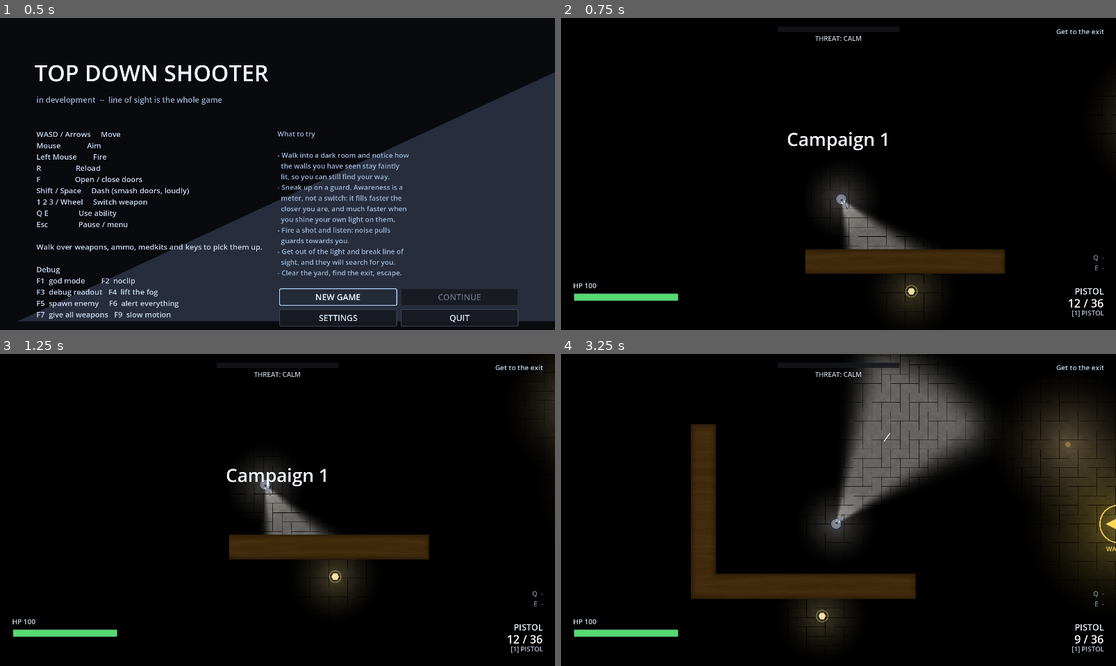
Above: before the commit, frames 1-4 (two rows, left to right).
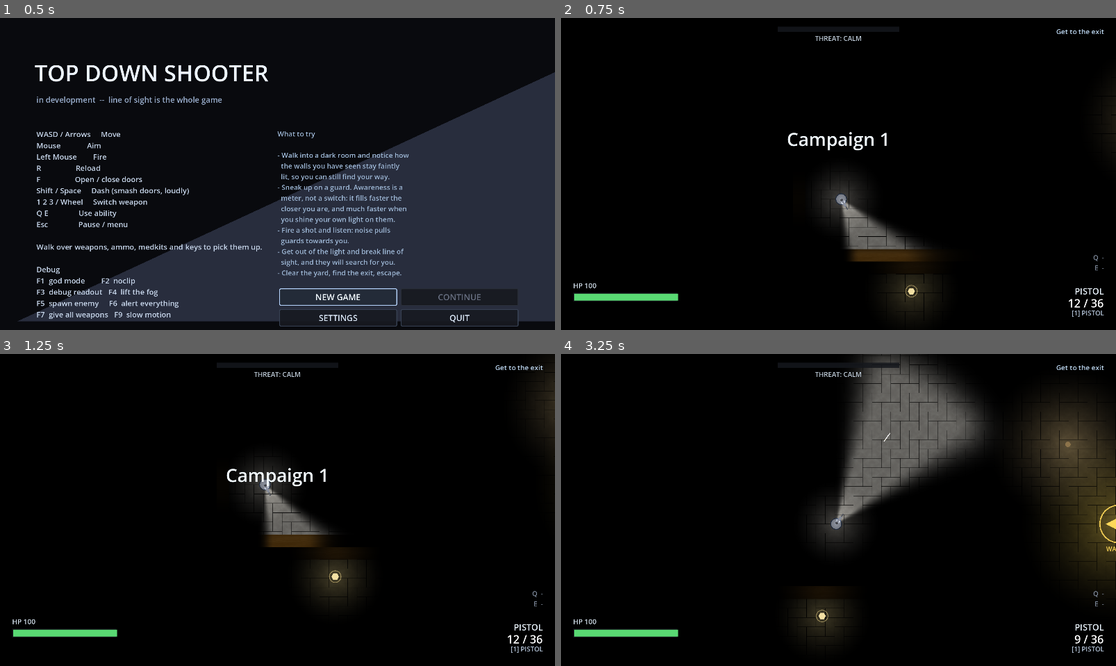
Above: after the commit, the same moments.

Repository: ThunderComplex/irregoulash
Game: Godot game, scene res://src/ui/title_screen.tscn
Two runs of this game, one before a commit and one after it. Both use one fixed random seed, a clock stepped at 60 frames per second and the inputs below.
Inputs (mouse positions are in pixels of both pictures, inside the frame that each line leads up to):
- Up to frame 1 (0.5 s): no input
- Up to frame 2 (0.75 s): click "NEW GAME" at 0.5 s
- Up to frame 3 (1.25 s): no input
- Up to frame 4 (3.25 s): tap Enter (ui_accept) at 1.25, 1.52 s; move the mouse to (960, 494) at 1.27 s; press the mouse at (960, 494) at 1.28 s; hold D (move_right) 1.28-2 s; release the mouse at (960, 494) at 2 s; drag from (727, 525) to (844, 606) at 2.02 s; move the mouse to (894, 441) at 2.77 s; hold D (move_right) from 2.78 s (still down); hold E (ability_2) from 2.78 s (still down); click (894, 441) at 3.05 s

Frame 1 is identical in both runs. In frame 2, 2.3% of the frame differs, in the area x 44-80%, y 74-82%; in frame 3, 2.5%; in frame 4, 5.5%, in the area x 23-64%, y 22-79%.

Commit message:
better wall revealing

Diff:
--- a/dev/probe.gd
+++ b/dev/probe.gd
@@ -1584,6 +1584,27 @@
 	var wall_id: String = String(level.get("wall_surface_id"))
 	var floor_id: String = String(level.get("floor_surface_id"))
 	print("[probe]   level surfaces: walls='%s' floor='%s'" % [wall_id, floor_id])
+	# The lighting mask walls are multiplied by: if it is black, every wall is invisible, so its numbers
+	# are the first thing worth knowing.
+	var mask := level.call("reveal_mask") as RevealMask
+	if mask != null:
+		var image: Image = mask.texture.get_image() if mask.texture != null else null
+		if image == null:
+			print("[probe]   reveal mask: no texture yet (rect %s)" % str(mask.world_rect))
+		else:
+			var total: float = 0.0
+			var peak: float = 0.0
+			var samples: int = 0
+			for y: int in range(0, image.get_height(), 2):
+				for x: int in range(0, image.get_width(), 2):
+					var value: float = image.get_pixel(x, y).r
+					total += value
+					peak = maxf(peak, value)
+					samples += 1
+			print("[probe]   reveal mask %dx%d rect %s avg=%.3f peak=%.3f" % [
+				image.get_width(), image.get_height(), str(mask.world_rect),
+				total / maxf(1.0, float(samples)), peak,
+			])
 	var floor_node := level.get_node_or_null("Floor") as Polygon2D
 	print("[probe]   floor node: %s" % ("none" if floor_node == null else
 		"visible=%s tiled=%s" % [floor_node.visible, floor_node.material is ShaderMaterial]))
--- a/src/levels/level.gd
+++ b/src/levels/level.gd
@@ -107,6 +107,7 @@
 var _memory: VisionMemory = null
 var _hud: HUD = null
 var _wall_decor: WallDecor = null
+var _reveal: RevealMask = null
 
 #region editor-only state
 var _gizmo_hash: int = 0
@@ -209,6 +210,41 @@
 		return
 	_ensure_wall_decor()
 	_wall_decor.setup(walls, style)
+	var reveal := _ensure_reveal_mask()
+	if reveal != null:
+		_wall_decor.use_reveal(reveal)
+
+
+## The lighting mask walls are multiplied by. Created lazily and told the level's bounds, so it always
+## covers the whole level however the walls were authored.
+func _ensure_reveal_mask() -> RevealMask:
+	if _reveal == null or not is_instance_valid(_reveal):
+		_reveal = RevealMask.new()
+		_reveal.name = "Reveal"
+		add_child(_reveal, false, Node.INTERNAL_MODE_DISABLED)
+	var rect: Rect2 = level_bounds().grow(64.0)
+	_reveal.setup(rect, get_world_2d())
+	# Wall materials cannot point at a mask that has not been rendered yet, so re-apply everything once
+	# the first frame is read back.
+	if not _reveal.first_sample.is_connected(_on_reveal_first_sample):
+		_reveal.first_sample.connect(_on_reveal_first_sample)
+	if not _reveal.sampled.is_connected(_on_reveal_sampled):
+		_reveal.sampled.connect(_on_reveal_sampled)
+	return _reveal
+
+
+func _on_reveal_first_sample() -> void:
+	_refresh_surfaces()
+
+
+## The mask moves ten times a second; the decoration is drawn on the CPU from it, so it follows here.
+func _on_reveal_sampled() -> void:
+	if _wall_decor != null and is_instance_valid(_wall_decor):
+		_wall_decor.sync_reveal()
+
+
+func reveal_mask() -> RevealMask:
+	return _reveal
 
 
 ## Called by a wall when it becomes (or stops being) explored.
@@ -282,13 +318,11 @@
 	_fog.color = fog_color
 
 
+## Wall memory is retired: a textured wall is drawn from the lighting mask instead, which is both what
+## the design wants and cheaper than sampling the screen for ghost polygons. The flat fallback still uses
+## `Wall.mark_explored` for its silhouette, and needs no memory node for that.
 func _ensure_memory() -> void:
-	_memory = get_node_or_null("Memory") as VisionMemory
-	if _memory == null:
-		_memory = VisionMemory.new()
-		_memory.name = "Memory"
-		add_child(_memory)
-	_memory.sample_interval = Tuning.memory_sample_interval
+	_memory = null
 
 
 func _ensure_fx_layer() -> void:
--- /dev/null
+++ b/src/levels/reveal_mask.gd
@@ -0,0 +1,148 @@
+class_name RevealMask
+extends Node
+## A low-resolution photograph of the level's lighting, used to decide which parts of a wall are visible.
+##
+## Walls are drawn unshaded, because a wall casts the shadows the vision system depends on and can
+## therefore never be lit by the lights it occludes. That means "how lit is this wall" cannot be read
+## from the lighting system directly -- so instead we photograph the lighting:
+##
+##   * a white plate covers the level, on a render layer nothing else uses;
+##   * a `SubViewport` sharing this level's `world_2d` renders that plate with a camera culled to that
+##     layer only, so what it sees is the plate being lit;
+##   * the wall shader samples the result in world space and multiplies its own colour by it.
+##
+## Everything the design asks for then comes for free, from the lighting the game already has: the
+## player's cone lights walls it actually reaches, lamps light walls by brightness and distance, their
+## existing line-of-sight gating means a lamp the player cannot see contributes nothing, and wall
+## occluders shadow the plate exactly as they shadow the floor.
+##
+## Read back at 10 Hz rather than every frame: it is cheap, and the stepping as the player turns is a
+## look worth having.
+
+## World pixels per texel of the mask. Coarser means softer, cheaper, and more visibly retro.
+const WORLD_PER_TEXEL: float = 8.0
+## How often the mask is refreshed, in seconds.
+const UPDATE_INTERVAL: float = 0.05
+## Visibility layer used only by the mask's plate. The plate has to sit on the same canvas as the lights
+## -- a `CanvasLayer` would isolate it from them -- so the *main* viewport has this bit cleared instead,
+## which is what keeps a full-screen white rectangle out of the game.
+const CULL_BIT: int = 19
+
+## Emitted once, when the first frame has been read back. Wall materials cannot point at the mask before
+## it exists, so the level rebuilds them when this fires.
+signal first_sample()
+## Emitted after every read-back, so decoration drawn on the CPU can follow the lighting.
+signal sampled()
+
+var texture: Texture2D = null
+## The world-space rectangle the mask covers, which is what turns a world position into a texel.
+var world_rect: Rect2 = Rect2()
+
+var _viewport: SubViewport = null
+var _camera: Camera2D = null
+var _plate: ColorRect = null
+var _image_texture: ImageTexture = null
+var _cooldown: float = 0.0
+
+
+func _ready() -> void:
+	set_process(true)
+
+
+## Attaches the mask to a level and its world. Called by `Level` once its bounds are known.
+func setup(rect: Rect2, world: World2D) -> void:
+	world_rect = rect
+	set_world(world)
+
+
+func set_world(world: World2D) -> void:
+	if _viewport == null:
+		_build()
+	if world == null:
+		return
+	_viewport.world_2d = world
+	_resize()
+
+
+func _build() -> void:
+	_viewport = SubViewport.new()
+	_viewport.name = "RevealPass"
+	_viewport.disable_3d = true
+	_viewport.transparent_bg = false
+	_viewport.render_target_update_mode = SubViewport.UPDATE_ALWAYS
+	# Not `INTERNAL_MODE`: the viewport still has to run, it just must not be saved.
+	add_child(_viewport, false, Node.INTERNAL_MODE_DISABLED)
+
+	# Culling is per *viewport* in 2D, not per camera: the mask viewport draws only the plate's visibility
+	# layer, so nothing else in the level ends up in it.
+	_viewport.canvas_cull_mask = 1 << CULL_BIT
+	# ...and the main viewport must not draw that layer, or the plate would be a white rectangle over the
+	# game. Nothing else in the project uses this bit.
+	var main := get_viewport()
+	if main != null:
+		main.canvas_cull_mask &= ~(1 << CULL_BIT)
+
+	_camera = Camera2D.new()
+	_camera.name = "MaskCamera"
+	_camera.enabled = true
+	_viewport.add_child(_camera)
+
+	_plate = ColorRect.new()
+	_plate.name = "LightPlate"
+	_plate.color = Color.WHITE
+	_plate.mouse_filter = Control.MOUSE_FILTER_IGNORE
+	# Lit by every light that matters, but rendered only into this viewport.
+	_plate.light_mask = 1
+	_plate.visibility_layer = 1 << CULL_BIT
+	_viewport.add_child(_plate)
+
+
+func _resize() -> void:
+	if _viewport == null or world_rect.size.x <= 0.0 or world_rect.size.y <= 0.0:
+		return
+	var size := Vector2i(
+		maxi(1, int(round(world_rect.size.x / WORLD_PER_TEXEL))),
+		maxi(1, int(round(world_rect.size.y / WORLD_PER_TEXEL))))
+	if _viewport.size != size:
+		_viewport.size = size
+		_camera.zoom = Vector2(float(size.x) / world_rect.size.x,
+			float(size.y) / world_rect.size.y)
+		_camera.global_position = world_rect.get_center()
+		_plate.position = world_rect.position
+		_plate.size = world_rect.size
+		if _image_texture != null:
+			texture = null
+			_image_texture = null
+
+
+func _process(delta: float) -> void:
+	_cooldown -= delta
+	if _cooldown > 0.0:
+		return
+	_cooldown = UPDATE_INTERVAL
+	_sample()
+
+
+## Grabs the rendered plate. Cheap because the viewport is tiny; the cost is the GPU readback, which is
+## why it happens ten times a second instead of sixty.
+func _sample() -> void:
+	if _viewport == null or _viewport.size.x <= 0 or _viewport.size.y <= 0:
+		return
+	var rendered: Texture2D = _viewport.get_texture()
+	if rendered == null:
+		return
+	var image: Image = rendered.get_image()
+	if image == null or image.is_empty():
+		return
+	if _image_texture == null:
+		_image_texture = ImageTexture.create_from_image(image)
+		texture = _image_texture
+		first_sample.emit()
+	else:
+		_image_texture.update(image)
+	# Decoration is drawn on the CPU and reads the mask directly, so it has to be told when the mask moves.
+	sampled.emit()
+
+
+func is_ready() -> bool:
+	return texture != null and world_rect.size.x > 0.0 and world_rect.size.y > 0.0
--- a/src/levels/surface_unshaded.gdshader
+++ b/src/levels/surface_unshaded.gdshader
@@ -4,13 +4,30 @@
 // A surface that ignores the lighting system. Used by wall tops.
 //
 // Not a shortcut: a wall casts the shadows the whole vision model depends on, and in Godot 2D a
-// rectangle's own interior is always behind one of its edges, so a wall can never be lit by the light
-// it occludes. Wall tops have therefore always been drawn by the unshaded "memory" silhouette -- the
-// body underneath them contributed nothing at all. Giving the body this shader puts the surface where
-// that silhouette was: the wall is still only visible once it has been seen, but what it is made of is
-// now a texture instead of a flat colour.
+// rectangle's own interior is always behind one of its edges, so a wall can never be lit by the light it
+// occludes. Instead of lighting the wall, this samples `RevealMask` -- a low-resolution photograph of the
+// level's lighting, in which the player's cone and the lamps have already done their work, shadows and
+// all -- and multiplies the wall by it. A wall is therefore visible exactly where it is lit, and a long
+// wall shows only the lit stretch of itself.
 #include "res://src/levels/surface_common.gdshaderinc"
 
+uniform sampler2D reveal : hint_default_white, filter_linear, repeat_disable;
+uniform vec2 reveal_origin = vec2(0.0);
+uniform vec2 reveal_size = vec2(1.0);
+// How far outside the wall the mask is read. Reading *at* the wall would read its own shadow: a wall is
+// an occluder, so the lighting photographed on top of it is darkness.
+uniform float reveal_probe = 10.0;
+
 void fragment() {
-	COLOR = vec4(surface_color(), 1.0);
+	vec3 col = surface_color();
+	// Step out through the nearest edge to ask "how lit is the space beside this wall, here". That is the
+	// closest thing to lighting a surface that casts its own shadow can have.
+	vec2 edge_distance = size_world * 0.5 - abs(local_pos);
+	vec2 outward = edge_distance.x < edge_distance.y
+		? vec2(sign(local_pos.x + 0.0001), 0.0)
+		: vec2(0.0, sign(local_pos.y + 0.0001));
+	vec2 probe = world_pos + outward * (min(edge_distance.x, edge_distance.y) + reveal_probe);
+	vec2 reveal_uv = clamp((probe - reveal_origin) / reveal_size, vec2(0.0), vec2(1.0));
+	float lit = texture(reveal, reveal_uv).r;
+	COLOR = vec4(col * lit, 1.0);
 }
--- a/src/levels/wall.gd
+++ b/src/levels/wall.gd
@@ -157,6 +157,23 @@
 	# White: the tint is a shader uniform now, so the polygon must not tint on top of it. `color` remains
 	# the flat fallback used when a wall has no texture.
 	body.color = Color.WHITE
+	# The lighting mask is owned by the level; ask it rather than caching, so a level rebuilt in the
+	# editor or a run started from the title screen both work.
+	var reveal := _reveal_mask()
+	if reveal != null:
+		shader_material.set_shader_parameter("reveal", reveal.texture)
+		shader_material.set_shader_parameter("reveal_origin", reveal.world_rect.position)
+		shader_material.set_shader_parameter("reveal_size", reveal.world_rect.size)
+
+
+## The level's reveal mask, found by walking up: the same pattern as `surface_style()`.
+func _reveal_mask() -> RevealMask:
+	var node: Node = get_parent()
+	while node != null:
+		if node.has_method("reveal_mask"):
+			return node.call("reveal_mask") as RevealMask
+		node = node.get_parent()
+	return null
 
 
 ## Safety net: if a wall ever ends up without its generated children (hand-built
@@ -226,16 +243,18 @@
 
 ## Shows what this wall has revealed of itself.
 ##
-## A textured wall draws its own surface, so it appears whole once seen; the flat fallback appears as a
-## dim silhouette instead, which is what every wall used to be.
+## A textured wall no longer tracks whether it has been looked at: its shader multiplies it by
+## `RevealMask`, so it appears exactly where it is lit by the player's cone or a visible lamp, and a long
+## wall shows only the lit stretch. The flat fallback has no shader to do that with, so it keeps the old
+## explored-once silhouette.
 func _update_memory_visibility() -> void:
 	var body: Polygon2D = get_node_or_null("Body") as Polygon2D
 	var ghost: Polygon2D = get_node_or_null("Ghost") as Polygon2D
 	var textured: bool = body != null and body.material is ShaderMaterial
-	if body != null and textured:
-		body.modulate.a = 1.0 if _explored else 0.0
-	if ghost != null and not textured:
-		ghost.modulate.a = memory_brightness() if _explored else 0.0
+	if body != null:
+		body.modulate.a = 1.0
+	if ghost != null:
+		ghost.modulate.a = (memory_brightness() if _explored else 0.0) if not textured else 0.0
 
 
 ## This wall's footprint as a world-space polygon, so rotated walls work and so the merged outline can
--- a/src/levels/wall_decor.gd
+++ b/src/levels/wall_decor.gd
@@ -27,19 +27,47 @@
 const MITER_LIMIT: float = 3.0
 ## How far south a segment has to face before it gets the extra "the face falls away" darkening.
 const SOUTH_FACING: float = 0.35
+## How far outside the outline the lighting mask is read, in world pixels. On the outline itself a wall
+## reads its own shadow.
+const REVEAL_PROBE: float = 10.0
+
+## Multiplies the decoration by the same lighting mask the wall fill uses, so rim and occlusion appear
+## exactly where the wall they belong to is lit.
+const DECOR_SHADER: Shader = preload("res://src/levels/wall_decor.gdshader")
 
 var _walls: Array[Wall] = []
 var _outlines: Array[Dictionary] = []
 var _style: SurfaceStyle = null
+var _material: ShaderMaterial = null
+## The lighting mask, sampled on the CPU so decoration appears where the wall around it is lit.
+var _reveal: RevealMask = null
+var _reveal_image: Image = null
 
 
 func _ready() -> void:
 	# Built here rather than through `FxDirector`: this node exists in the editor too, and autoloads are
-	# placeholders there.
-	var canvas_material := CanvasItemMaterial.new()
-	canvas_material.light_mode = CanvasItemMaterial.LIGHT_MODE_UNSHADED
-	material = canvas_material
+	# placeholders there. The shader is unshaded in its own `render_mode`, so no CanvasItemMaterial is
+	# needed on top of it.
+	_material = ShaderMaterial.new()
+	_material.shader = DECOR_SHADER
+	material = _material
 	z_index = Layers.Z_WALL_EDGE
+
+
+## Gives the decoration the level's lighting mask. Called by `Level` once the mask exists.
+##
+## The mask is sampled on the CPU, once per segment, rather than in the shader: a decoration fragment sits
+## *on* the outline, so it suffers the wall's own shadow, and the per-segment `inward` direction is the one
+## thing the shader does not have. Sampling just outside the outline, where the lighting is real, is easy
+## here and impossible there.
+func use_reveal(mask: RevealMask) -> void:
+	_reveal = mask
+	refresh()
+
+
+## Re-reads the mask and rebuilds, so decoration follows the lighting at the mask's own update rate.
+func sync_reveal() -> void:
+	refresh()
 
 
 ## Merges the walls and caches, per outline segment, everything the drawing pass needs: its ends, the
@@ -96,16 +124,36 @@
 	refresh()
 
 
-## Rebuilds only the vertex data, so this can run whenever a wall becomes explored.
+## Rebuilds the vertex data from the cached outlines and the current lighting mask. Cheap enough to run at
+## the mask's update rate.
 func refresh() -> void:
 	if _style == null or not _style.is_textured():
 		mesh = null
 		return
+	_reveal_image = _reveal.texture.get_image() if _reveal != null and _reveal.texture != null else null
 	var surface := SurfaceTool.new()
 	surface.begin(Mesh.PRIMITIVE_TRIANGLES)
 	for entry: Dictionary in _outlines:
 		_emit(surface, entry)
 	mesh = surface.commit()
+
+
+## How lit the mask says the space just outside this piece of outline is. Sampled a step *out* of the wall,
+## because the mask on top of the wall is the wall's own shadow.
+func _lit_outside(mid: Vector2, inward: Vector2) -> float:
+	if _reveal == null or _reveal_image == null:
+		return 1.0
+	var rect: Rect2 = _reveal.world_rect
+	if rect.size.x <= 0.0 or rect.size.y <= 0.0:
+		return 1.0
+	var point: Vector2 = mid - inward * REVEAL_PROBE
+	var uv: Vector2 = (point - rect.position) / rect.size
+	if uv.x < 0.0 or uv.y < 0.0 or uv.x > 1.0 or uv.y > 1.0:
+		return 0.0
+	var x: int = clampi(int(uv.x * float(_reveal_image.get_width())), 0, _reveal_image.get_width() - 1)
+	var y: int = clampi(int(uv.y * float(_reveal_image.get_height())), 0,
+		_reveal_image.get_height() - 1)
+	return _reveal_image.get_pixel(x, y).r
 
 
 func _emit(surface: SurfaceTool, entry: Dictionary) -> void:
@@ -120,10 +168,11 @@
 	var occlusion_strength: float = _style.rim_ao_strength
 	if occlusion_width > 0.0 and occlusion_strength > 0.0:
 		for i: int in count:
-			var owner := owners[i] as Wall
-			if owner != null and not owner.is_explored():
+			var mid: Vector2 = (points[i] + points[(i + 1) % count]) * 0.5
+			var lit: float = _lit_outside(mid, normals[i])
+			if lit <= 0.01:
 				continue
-			var strength: float = occlusion_strength
+			var strength: float = occlusion_strength * lit
 			if bool(south[i]):
 				# A south-facing edge is where the wall's face falls away from the camera: extra darkening
 				# here is what reads as thickness rather than as a flat cut-out.
@@ -148,14 +197,18 @@
 		var rim := _style.tint.lightened(0.5)
 		rim.a = clampf(0.3 + _style.rim_boost, 0.0, 1.0)
 		for i: int in count:
-			var owner := owners[i] as Wall
-			if owner != null and not owner.is_explored():
+			var mid: Vector2 = (points[i] + points[(i + 1) % count]) * 0.5
+			var lit: float = _lit_outside(mid, normals[i])
+			if lit <= 0.01:
 				continue
 			var a: Vector2 = points[i]
 			var b: Vector2 = points[(i + 1) % count]
 			var na: Vector2 = normals[i] * _style.rim_width * scales[i]
 			var nb: Vector2 = normals[(i + 1) % count] * _style.rim_width * scales[(i + 1) % count]
-			_quad(surface, a, b, b + nb, a + na, rim, rim, rim, rim)
+			# Rim brightness follows the lighting too, so it does not outline stretches of wall that are
+			# in the dark.
+			var rim_lit := Color(rim.r, rim.g, rim.b, rim.a * lit)
+			_quad(surface, a, b, b + nb, a + na, rim_lit, rim_lit, rim_lit, rim_lit)
 
 
 ## `outer_a`-`outer_b` is the edge on the outline; `inner_b`-`inner_a` is the matching edge one step in.
--- /dev/null
+++ b/src/levels/wall_decor.gdshader
@@ -0,0 +1,24 @@
+shader_type canvas_item;
+render_mode blend_mix, unshaded;
+
+// Rim and occlusion for wall outlines. The colours arrive as vertex colours (rim, occlusion and south
+// shadow are built as geometry by `WallDecor`); this only multiplies them by the same lighting mask the
+// wall fill uses, so decoration appears exactly where the wall it belongs to is lit.
+uniform sampler2D reveal : hint_default_white, filter_linear, repeat_disable;
+uniform vec2 reveal_origin = vec2(0.0);
+uniform vec2 reveal_size = vec2(1.0);
+
+varying vec2 world_pos;
+
+void vertex() {
+	// `VERTEX` is a vec3 in the vertex stage; there is no `MODEL_MATRIX` in the fragment stage, so the
+	// world position has to be carried across as a varying.
+	world_pos = (MODEL_MATRIX * vec4(VERTEX.xy, 0.0, 1.0)).xy;
+}
+
+void fragment() {
+	vec2 reveal_uv = clamp((world_pos - reveal_origin) / reveal_size, vec2(0.0), vec2(1.0));
+	float lit = texture(reveal, reveal_uv).r;
+	COLOR.rgb *= lit;
+	COLOR.a *= lit;
+}
Binary file changed: dev/shots/surfaces_01_overview.png
Binary file changed: dev/shots/surfaces_02_long_wall.png
Binary file changed: dev/shots/surfaces_03_block_and_corner.png
Binary file changed: dev/shots/surfaces_04_stub.png
Binary file changed: dev/shots/surfaces_05_floor_pool.png
Binary file changed: dev/shots/surfaces_06_plain_compare.png
Not shown, added: src/levels/reveal_mask.gd.uid
Not shown, added: src/levels/wall_decor.gdshader.uid
